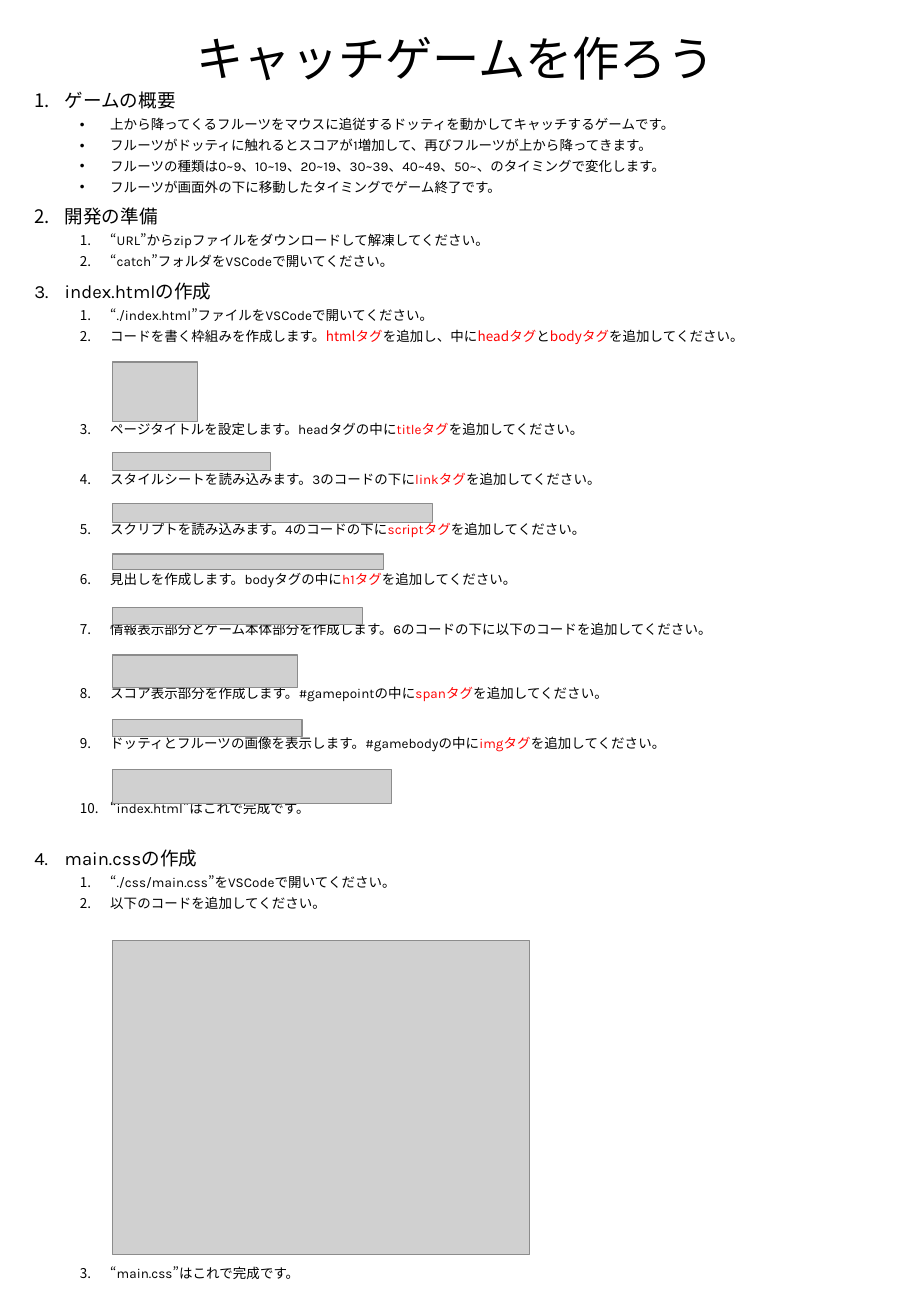
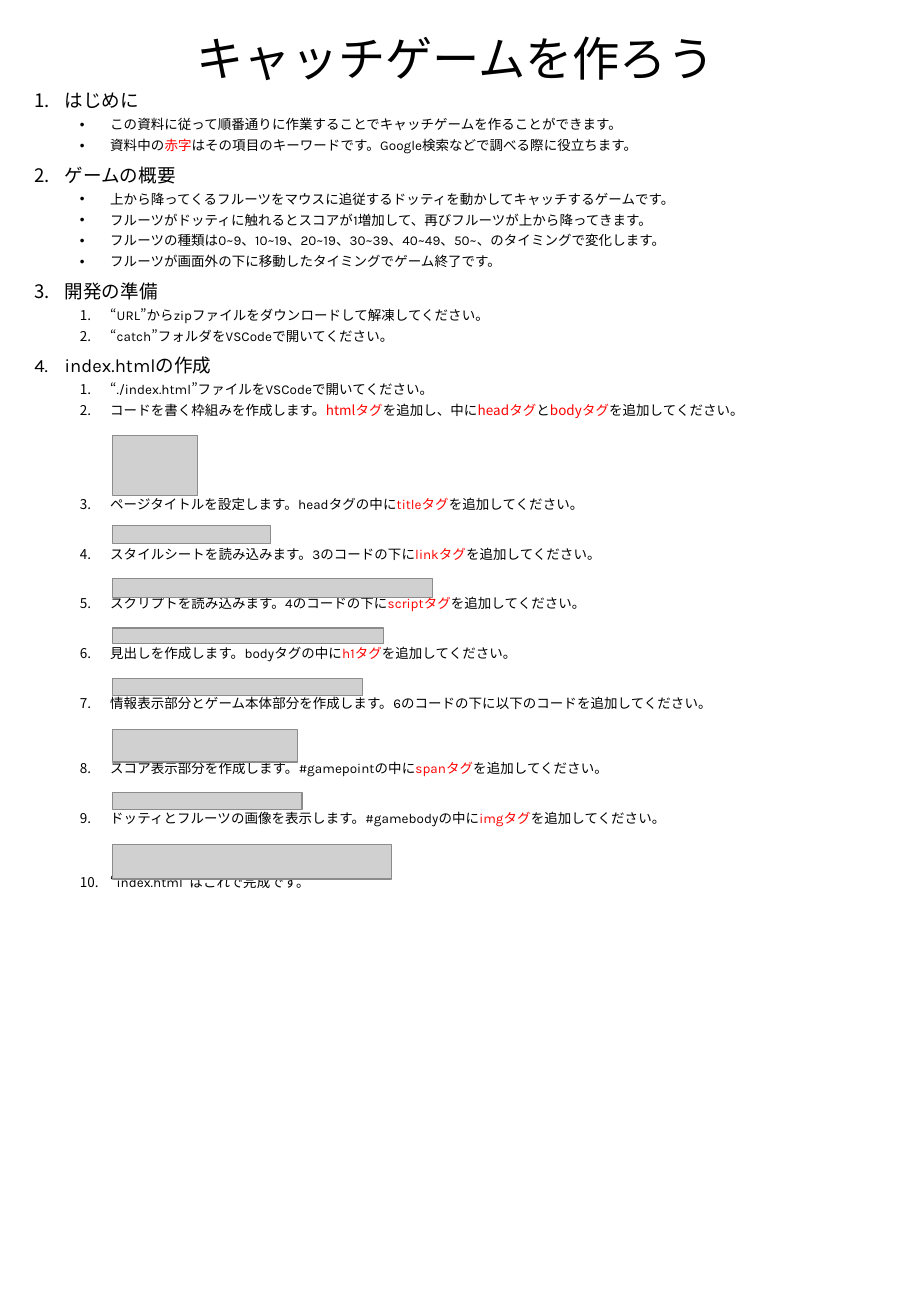
Before and after one commit to dotwork-takagi/public, a slide deck: slide 1 of shiryo/catch/キャッチゲームを作ろう.pptx. Drawn at 911x1316 pixels with LibreOffice and Linux fonts; fonts in the diff are those of the drawing; grey boxes stand for pictures. Boxes give left, top, right and bottom in pixels: in the first picture for what was removed or moved away, otherwise in the second. Text is boxed around its words. In the diff, an @@ line names an element or a change of style, - is before the commit and + after.

```diff
--- a/shiryo/catch/キャッチゲームを作ろう.pptx
+++ b/shiryo/catch/キャッチゲームを作ろう.pptx
@@ subtitle at bbox=[65, 92, 637, 154]: paragraphs added @@
+1. はじめに
+  • この資料に従って順番通りに作業することでキャッチゲームを作ることができます。
+  • 資料中の赤字はその項目のキーワードです。Google検索などで調べる際に役立ちます。
@@ picture: place and size @@
-picture at bbox=[112, 607, 362, 624]
+picture at bbox=[112, 679, 362, 696]
@@ subtitle at bbox=[65, 849, 395, 1279]: paragraphs removed @@
-4. main.cssの作成
-  1. “./css/main.css”をVSCodeで開いてください。
-  2. 以下のコードを追加してください。
-  3. “main.css”はこれで完成です。
@@ 7 pictures: place and size @@
-7 pictures at bbox=[112, 362, 431, 803]
+7 pictures at bbox=[112, 436, 431, 878]
@@ picture removed at bbox=[112, 940, 530, 1255] @@
```
Also in this commit, not shown: 1 other slide changed, 1 slide added, 1 other file.
